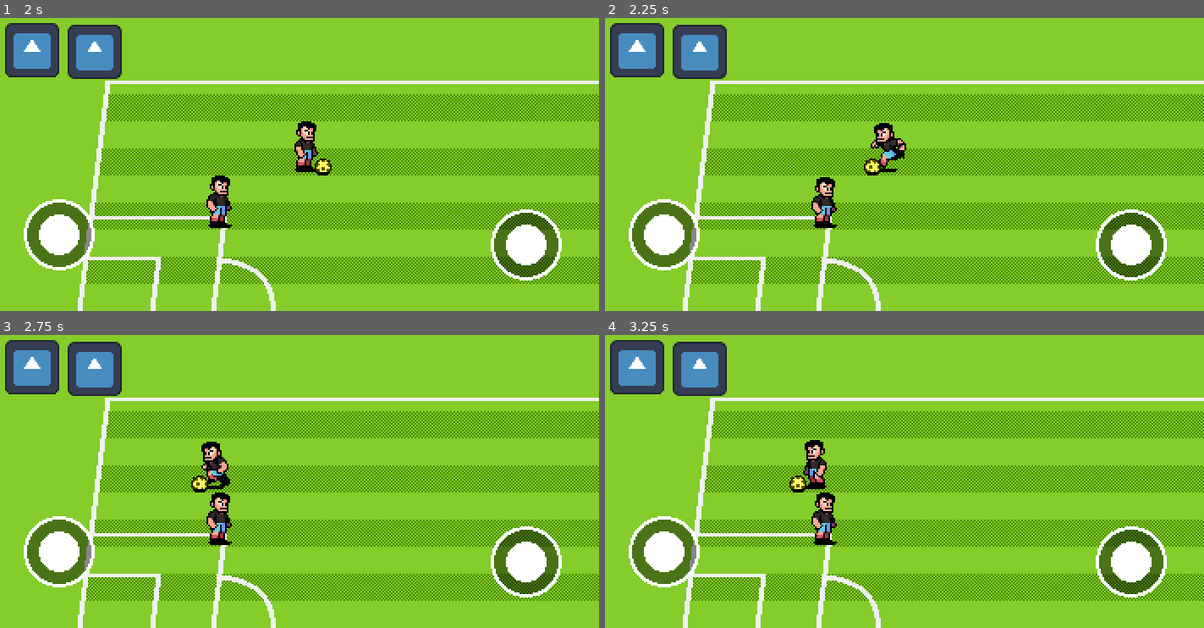
Above: before the commit, frames 1-4 (two rows, left to right).
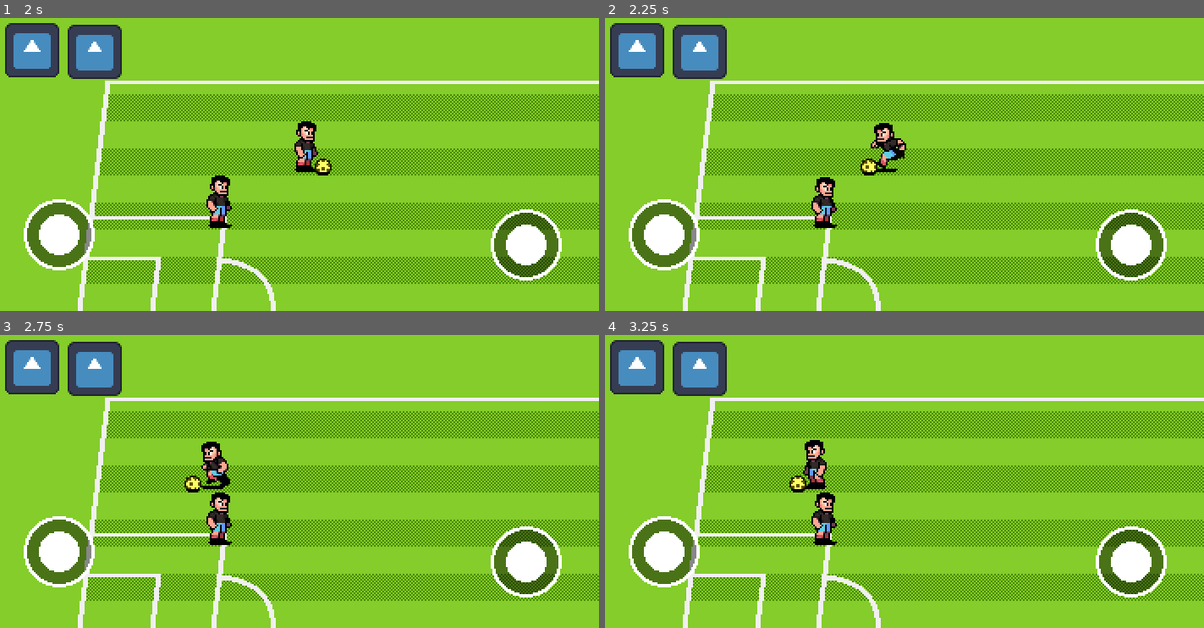
Above: after the commit, the same moments.

Repository: caelondev/Super-Striker
Game: Godot game, scene res://scenes/world.tscn
Same seed, same stepped clock (60 frames per second), same inputs: the game is played once before the commit and once after it. The engine's default icon, where the game draws it, is replaced by a stand-in: a white triangle on a blue panel in a dark square.
Inputs (mouse positions are in pixels of both pictures, inside the frame that each line leads up to):
- Up to frame 1 (2 s): move the mouse to (263, 220) at 0.52 s; hold W (p1_walk_up) 0.53-1.25 s; tap U (p1_pass) at 0.6 s; click (263, 220) at 0.67 s; drag from (479, 205) to (323, 170) at 1.27 s
- Up to frame 2 (2.25 s): move the mouse to (718, 111) at 2.02 s; hold A (p1_walk_left) from 2.03 s (still down); tap Keypad 2 (p2_pass) at 2.1 s
- Up to frame 3 (2.75 s): keep holding A (p1_walk_left)
- Up to frame 4 (3.25 s): release A (p1_walk_left) at 2.75 s; drag from (928, 475) to (718, 428) at 2.77 s

Frame 1 is identical in both runs. In frame 2, 0.1% of the frame differs, in the area x 42-47%, y 47-54%; in frame 3, 0.2%, in the area x 30-35%, y 47-54%; in frame 4, nothing differs.

Commit message:
Implementing kick state

Diff:
--- a/scenes/ball/ball_states/ball_state_carried.gd
+++ b/scenes/ball/ball_states/ball_state_carried.gd
@@ -14,7 +14,7 @@
 	var vx := 0.0
 	dribble_time += delta
 	if ball.carrier.velocity != Vector2.ZERO:
-		if carrier.velocity.x > 10:
+		if abs(carrier.velocity.x) > 7:
 			vx = cos(dribble_time * DRIBBLE_FREQUENCY) * DRIBBLE_INTENSITY
 		if carrier.heading.x >= 0:
 			animation_player.play("Roll")
--- a/scenes/characters/player.gd
+++ b/scenes/characters/player.gd
@@ -2,12 +2,14 @@
 extends CharacterBody2D
 
 enum ControlScheme {CPU, P1, P2}
-enum State {MOVING, TACKLING, RECOVERING}
+enum State {MOVING, TACKLING, RECOVERING, PREP_SHOT, SHOOTING}
 
 @onready var character_sprite : Sprite2D = $CharacterSprite
 @onready var animation_player : AnimationPlayer = %AnimationPlayer
 
+@export var ball : Ball
 @export var movement_speed : float = 80.0
+@export var power : float
 @export var control_scheme : ControlScheme
 
 var current_state : PlayerState = null
@@ -52,3 +54,6 @@
 		character_sprite.flip_h = false
 	elif heading == Vector2.LEFT:
 		character_sprite.flip_h = true
+
+func is_carrying_ball() -> bool:
+	return ball.carrier == self
--- a/scenes/characters/player.tscn
+++ b/scenes/characters/player.tscn
@@ -24,6 +24,41 @@
 "transitions": PackedFloat32Array(1, 1, 1, 1),
 "update": 1,
 "values": [0, 1, 2, 3]
+}
+
+[sub_resource type="Animation" id="Animation_6eyoc"]
+resource_name = "Kick"
+length = 0.15
+step = 0.05
+tracks/0/type = "value"
+tracks/0/imported = false
+tracks/0/enabled = true
+tracks/0/path = NodePath("CharacterSprite:frame")
+tracks/0/interp = 1
+tracks/0/loop_wrap = true
+tracks/0/keys = {
+"times": PackedFloat32Array(0, 0.05, 0.1),
+"transitions": PackedFloat32Array(1, 1, 1),
+"update": 1,
+"values": [49, 50, 51]
+}
+
+[sub_resource type="Animation" id="Animation_kqtwu"]
+resource_name = "PrepKick"
+length = 0.1
+loop_mode = 1
+step = 0.15
+tracks/0/type = "value"
+tracks/0/imported = false
+tracks/0/enabled = true
+tracks/0/path = NodePath("CharacterSprite:frame")
+tracks/0/interp = 1
+tracks/0/loop_wrap = true
+tracks/0/keys = {
+"times": PackedFloat32Array(0),
+"transitions": PackedFloat32Array(1),
+"update": 1,
+"values": [48]
 }
 
 [sub_resource type="Animation" id="Animation_76oj4"]
@@ -97,6 +132,8 @@
 [sub_resource type="AnimationLibrary" id="AnimationLibrary_dyp2m"]
 _data = {
 &"Idle": SubResource("Animation_rp718"),
+&"Kick": SubResource("Animation_6eyoc"),
+&"PrepKick": SubResource("Animation_kqtwu"),
 &"RESET": SubResource("Animation_76oj4"),
 &"Recover": SubResource("Animation_atpat"),
 &"Run": SubResource("Animation_yewv4"),
@@ -108,6 +145,7 @@
 platform_on_leave = 2
 platform_floor_layers = 4294967040
 script = ExtResource("1_yewv4")
+power = 70.0
 control_scheme = 1
 
 [node name="CharacterSprite" type="Sprite2D" parent="."]
--- a/scenes/characters/player_state_factory.gd
+++ b/scenes/characters/player_state_factory.gd
@@ -5,6 +5,8 @@
 func _init():
 	states = {
 		Player.State.MOVING: PlayerStateMoving,
+		Player.State.PREP_SHOT: PlayerStatePreppingShot,
+		Player.State.SHOOTING: PlayerStateShooting,
 		Player.State.TACKLING: PlayerStateTackling,
 		Player.State.RECOVERING: PlayerStateRecovering,
 	}
--- a/scenes/characters/states/player_state_moving.gd
+++ b/scenes/characters/states/player_state_moving.gd
@@ -13,5 +13,7 @@
 	var direction = KeyUtils.get_input_vector(player.control_scheme)
 	player.velocity = direction.normalized() * player.movement_speed
 
-	if player.velocity != Vector2.ZERO and KeyUtils.get_actions_just_pressed(player.control_scheme, KeyUtils.Action.SHOOT):
-		state_transition_requested.emit(Player.State.TACKLING)
+	if player.is_carrying_ball() and KeyUtils.get_actions_just_pressed(player.control_scheme, KeyUtils.Action.SHOOT):
+		state_transition_requested.emit(Player.State.PREP_SHOT)
+	#if player.velocity != Vector2.ZERO and KeyUtils.get_actions_just_pressed(player.control_scheme, KeyUtils.Action.SHOOT):
+	#	state_transition_requested.emit(Player.State.TACKLING)
--- /dev/null
+++ b/scenes/characters/states/player_state_prepping_shot.gd
@@ -0,0 +1,25 @@
+class_name  PlayerStatePreppingShot
+extends PlayerState
+
+const DURATION_MAX_BONUS := 1000
+const EASE_REWARD_FACTOR := 2
+
+var shot_direction := Vector2.ZERO
+var time_start_shot := Time.get_ticks_msec()
+
+func _enter_tree() -> void:
+
+	animation_player.play("PrepKick")
+	player.velocity = Vector2.ZERO
+	time_start_shot = Time.get_ticks_msec()
+
+
+func _process(delta) -> void:
+	shot_direction = KeyUtils.get_input_vector(player.control_scheme) * delta
+	if KeyUtils.get_actions_just_released(player.control_scheme, KeyUtils.Action.SHOOT):
+		var duratiob_press = clampf(Time.get_ticks_msec() - time_start_shot, 0, DURATION_MAX_BONUS)
+		var ease_time = duratiob_press / DURATION_MAX_BONUS
+		var bonus := ease(ease_time, EASE_REWARD_FACTOR)
+		var shot_power := player.power * (1 + bonus)
+		shot_direction.normalized()
+		print(shot_direction, shot_power)
--- /dev/null
+++ b/scenes/characters/states/player_state_shooting.gd
@@ -0,0 +1,2 @@
+class_name PlayerStateShooting
+extends PlayerState
--- a/scenes/world.tscn
+++ b/scenes/world.tscn
@@ -14,11 +14,13 @@
 [node name="Players" type="Node2D" parent="."]
 y_sort_enabled = true
 
-[node name="Player" parent="Players" instance=ExtResource("2_4wyf3")]
+[node name="Player" parent="Players" node_paths=PackedStringArray("ball") instance=ExtResource("2_4wyf3")]
 position = Vector2(187, 153)
+ball = NodePath("../Ball")
 
-[node name="Player2" parent="Players" instance=ExtResource("2_4wyf3")]
+[node name="Player2" parent="Players" node_paths=PackedStringArray("ball") instance=ExtResource("2_4wyf3")]
 position = Vector2(136, 129)
+ball = NodePath("../Ball")
 control_scheme = 2
 
 [node name="Ball" parent="Players" instance=ExtResource("4_71j4m")]
Not shown: 1 places in scenes/characters/player.tscn that only renumber resources
Not shown, added: scenes/characters/states/player_state_prepping_shot.gd.uid
Not shown, added: scenes/characters/states/player_state_shooting.gd.uid
